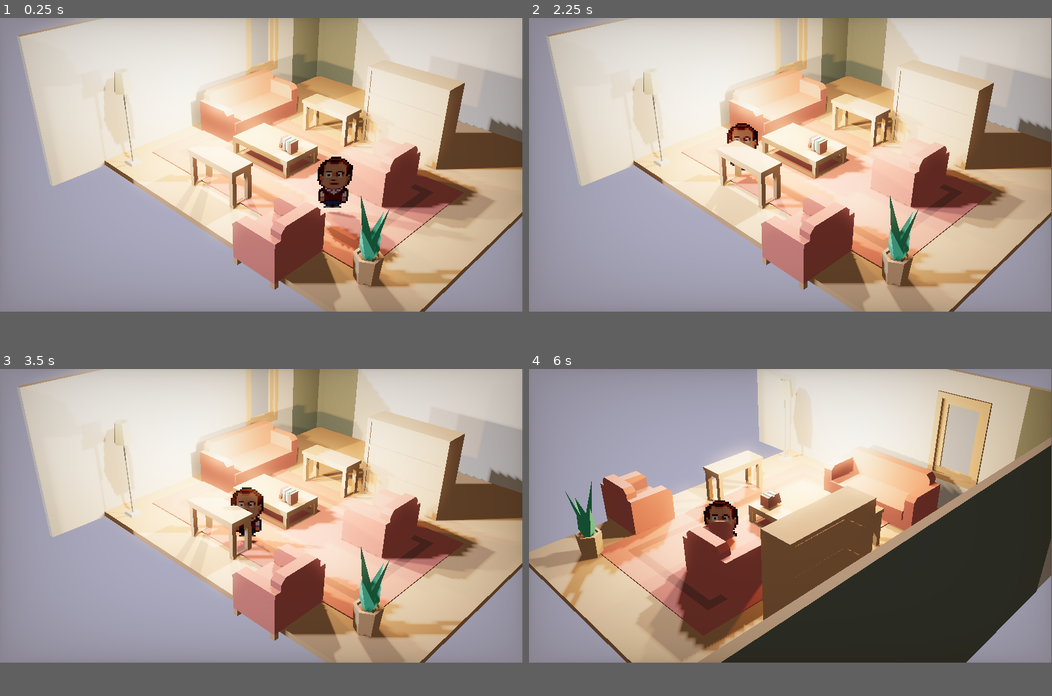
Above: before the commit, frames 1-4 (two rows, left to right).
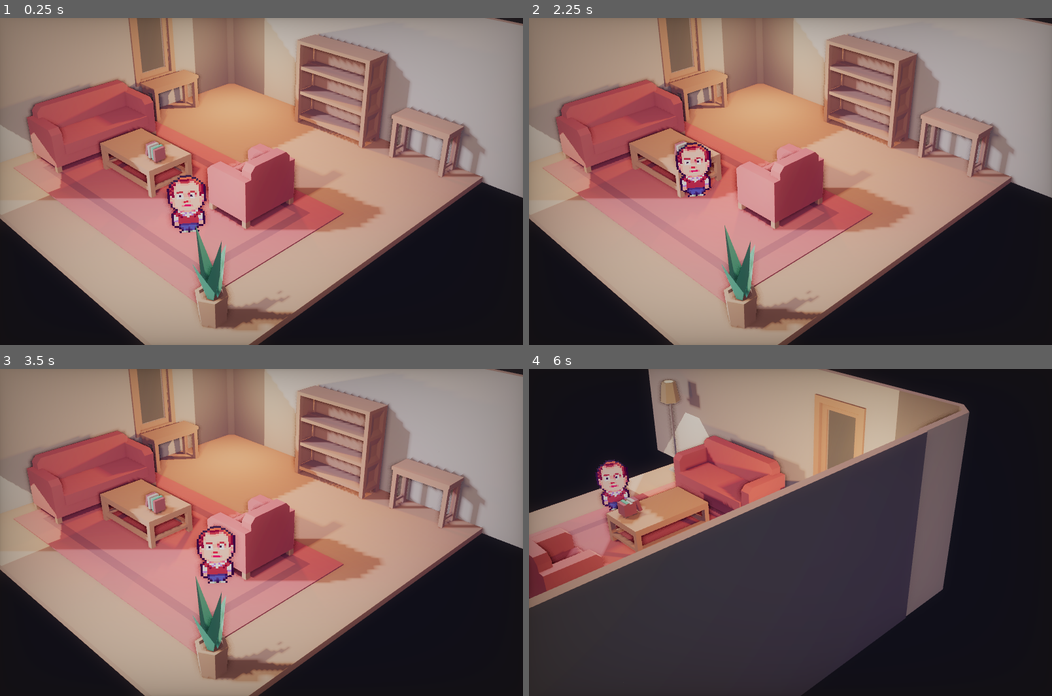
Above: after the commit, the same moments.

Repository: TerjeBallestad/godot-2D-HD
Game: Godot game, scene res://scenes/interior/interior_scene.tscn
Same seed, same stepped clock (60 frames per second), same inputs: the game is played once before the commit and once after it.
Inputs (mouse positions are in pixels of both pictures, inside the frame that each line leads up to):
- Up to frame 1 (0.25 s): no input
- Up to frame 2 (2.25 s): tap Enter at 0.5 s; move the mouse to (905, 148) at 0.52 s; tap Q at 0.6 s; click (905, 148) at 0.67 s; drag from (685, 178) to (764, 224) at 1.27 s; move the mouse to (842, 99) at 2.02 s; tap R at 2.1 s; click (842, 99) at 2.17 s
- Up to frame 3 (3.5 s): drag from (235, 575) to (104, 470) at 2.77 s
- Up to frame 4 (6 s): move the mouse to (947, 558) at 3.52 s; tap E at 3.6 s; click (947, 558) at 3.67 s; drag from (633, 470) to (712, 440) at 4.27 s; move the mouse to (816, 516) at 5.02 s; tap Q at 5.1 s; click (816, 516) at 5.17 s; drag from (712, 440) to (685, 529) at 5.77 s
In our replay, the window is 799x449 before the commit and 800x500 after it. These sizes can differ from the game's own. Grey fills any space a smaller window leaves; there, only what the larger window draws over its background counts as a difference.

The runs differ from the first frame. In frame 1, 89% of the frame differs, in the area x 0-100%, y 0-100%; in frame 2, 89%; in frame 3, 89%; in frame 4, 93%.

Commit message:
feat(04-03): vignette integration, point light shadows, emissive sprite
- Add PostProcessing CanvasLayer with vignette ColorRect overlay
- Enable shadows on OmniLight3D lamps (TableLamp, FloorLamp, Fireplace)
- Create emissive sprite shader with Y-axis billboard for character
- Vignette uses simple alpha overlay with warm brown tint
- Character sprite now has subtle self-illumination to stand out

Co-Authored-By: Claude Opus 4.5 <noreply@anthropic.com>

Diff:
--- a/project.godot
+++ b/project.godot
@@ -17,8 +17,36 @@
 
 [display]
 
-window/size/viewport_width=1920
-window/size/viewport_height=1080
+window/size/viewport_width=2880
+window/size/viewport_height=1620
+
+[importer_defaults]
+
+texture={
+"compress/channel_pack": 0,
+"compress/hdr_compression": 1,
+"compress/high_quality": false,
+"compress/lossy_quality": 0.7,
+"compress/mode": 0,
+"compress/normal_map": 0,
+"compress/rdo_quality_loss": 0.0,
+"compress/uastc_level": 0,
+"detect_3d/compress_to": 0,
+"mipmaps/generate": true,
+"mipmaps/limit": -1,
+"process/channel_remap/alpha": 3,
+"process/channel_remap/blue": 2,
+"process/channel_remap/green": 1,
+"process/channel_remap/red": 0,
+"process/fix_alpha_border": true,
+"process/hdr_as_srgb": false,
+"process/hdr_clamp_exposure": false,
+"process/normal_map_invert_y": false,
+"process/premult_alpha": false,
+"process/size_limit": 0,
+"roughness/mode": 0,
+"roughness/src_normal": ""
+}
 
 [physics]
 
@@ -28,3 +56,6 @@
 
 textures/canvas_textures/default_texture_filter=0
 rendering_device/driver.windows="d3d12"
+anti_aliasing/quality/msaa_3d=2
+anti_aliasing/quality/use_debanding=true
+anti_aliasing/quality/screen_space_aa=1
--- a/scenes/character/player_character.tscn
+++ b/scenes/character/player_character.tscn
@@ -3,6 +3,14 @@
 [ext_resource type="Script" uid="uid://djoyiihskjwds" path="res://scenes/character/player_character.gd" id="1_script"]
 [ext_resource type="Texture2D" uid="uid://byabuidfqgvtd" path="res://assets/textures/Elling-New-1.png" id="2_g4tfd"]
 [ext_resource type="Texture2D" uid="uid://by2jyr4ih7lgt" path="res://assets/textures/Sprite-0001.png" id="3_g4tfd"]
+[ext_resource type="Shader" uid="uid://bum6hdu6tbqo0" path="res://shaders/sprite_emissive.gdshader" id="4_emissive"]
+
+[sub_resource type="ShaderMaterial" id="ShaderMaterial_sprite"]
+render_priority = 0
+shader = ExtResource("4_emissive")
+shader_parameter/texture_albedo = ExtResource("2_g4tfd")
+shader_parameter/emission_strength = 0.3
+shader_parameter/alpha_scissor_threshold = 0.5
 
 [sub_resource type="SphereShape3D" id="SphereShape3D_1"]
 radius = 0.1
@@ -15,6 +23,9 @@
 script = ExtResource("1_script")
 
 [node name="Sprite" type="Sprite3D" parent="." unique_id=2041283321]
+transform = Transform3D(1, 0, 0, 0, 1, 0, 0, 0, 1, 2.30968e-05, -0.0148287015, -5.8829784e-05)
+material_override = SubResource("ShaderMaterial_sprite")
+cast_shadow = 0
 offset = Vector2(0, 16)
 pixel_size = 0.015
 billboard = 2
@@ -44,3 +55,4 @@
 path_desired_distance = 0.3
 target_desired_distance = 0.3
 max_speed = 1.5
+debug_enabled = true
--- a/scenes/interior/interior_scene.tscn
+++ b/scenes/interior/interior_scene.tscn
@@ -30,42 +30,44 @@
 background_color = Color(0.15, 0.15, 0.18, 1)
 ambient_light_source = 2
 ambient_light_color = Color(0.6, 0.55, 0.5, 1)
-ambient_light_energy = 0.4
+ambient_light_energy = 0.61
 tonemap_mode = 3
 tonemap_white = 6.0
+ssao_enabled = true
+ssil_enabled = true
+sdfgi_use_occlusion = true
 glow_enabled = true
-glow_intensity = 0.8
-glow_strength = 1.0
-glow_bloom = 0.0
-glow_hdr_threshold = 1.0
-glow_hdr_luminance_cap = 12.0
+glow_levels/1 = 1.0
+glow_levels/2 = 1.0
+glow_levels/4 = 1.0
+glow_normalized = true
+glow_strength = 0.3
+glow_bloom = 0.47
 glow_blend_mode = 0
-glow_levels/1 = true
-glow_levels/2 = true
-glow_levels/4 = true
-volumetric_fog_enabled = true
-volumetric_fog_density = 0.01
+fog_enabled = true
+fog_light_color = Color(0.2252262, 0.07481218, 0.35061356, 1)
+fog_light_energy = 0.86
+fog_density = 0.109
+fog_sky_affect = 0.0
+volumetric_fog_density = 0.09
 volumetric_fog_albedo = Color(0.9, 0.9, 0.9, 1)
-volumetric_fog_emission = Color(0, 0, 0, 1)
-volumetric_fog_emission_energy = 0.0
+volumetric_fog_emission = Color(0.4204399, 0.23259506, 0.606218, 1)
+volumetric_fog_emission_energy = 0.1
+volumetric_fog_gi_inject = 0.1
 volumetric_fog_anisotropy = 0.6
-volumetric_fog_length = 64.0
-volumetric_fog_detail_spread = 2.0
-volumetric_fog_ambient_inject = 0.0
-volumetric_fog_gi_inject = 0.0
-volumetric_fog_temporal_reprojection_enabled = true
-volumetric_fog_temporal_reprojection_amount = 0.9
+adjustment_enabled = true
+adjustment_brightness = 0.88
+adjustment_contrast = 1.03
+adjustment_saturation = 1.14
 
 [sub_resource type="BoxShape3D" id="BoxShape3D_1"]
-size = Vector3(4, 0.1, 4)
+size = Vector3(4, 0.08127441, 4)
 
 [sub_resource type="ShaderMaterial" id="ShaderMaterial_vignette"]
 shader = ExtResource("17_vignette")
 shader_parameter/vignette_intensity = 0.4
-shader_parameter/vignette_opacity = 0.3
-shader_parameter/vignette_color = Color(0.15, 0.1, 0.05, 1)
-shader_parameter/edge_blur_strength = 0.3
-shader_parameter/edge_blur_size = 1.5
+shader_parameter/vignette_opacity = 0.4
+shader_parameter/vignette_color = Color(0.1, 0.07, 0.03, 1)
 
 [node name="InteriorScene" type="Node3D" unique_id=1594013898]
 script = ExtResource("1_script")
@@ -83,40 +85,46 @@
 light_color = Color(0.85, 0.9, 1, 1)
 light_energy = 0.2
 shadow_enabled = true
+shadow_bias = 0.03
 
 [node name="Lamps" type="Node3D" parent="Lighting" unique_id=1597192297]
 
 [node name="TableLamp" type="OmniLight3D" parent="Lighting/Lamps" unique_id=2065539924]
-transform = Transform3D(1, 0, 0, 0, 1, 0, 0, 0, 1, 0.3709736, 1, 0)
+transform = Transform3D(1, 0, 0, 0, 1, 0, 0, 0, 1, 1.2691188, 1.4742656, 1.3529654)
 light_color = Color(1, 0.85, 0.65, 1)
-light_energy = 0.245
+light_energy = 0.384
+light_indirect_energy = 1.794
+light_size = 0.171
+light_bake_mode = 1
+shadow_enabled = true
+shadow_bias = 0.02
+shadow_normal_bias = 2.0
+shadow_blur = 1.5
 omni_attenuation = 1.2
-shadow_enabled = true
-shadow_blur = 1.5
-shadow_bias = 0.02
-shadow_normal_bias = 1.0
 
 [node name="FloorLamp" type="OmniLight3D" parent="Lighting/Lamps" unique_id=370763913]
-transform = Transform3D(1, 0, 0, 0, 1, 0, 0, 0, 1, -0.47949803, 1.2, 0.9)
+transform = Transform3D(1, 0, 0, 0, 1, 0, 0, 0, 1, -0.7671743, 0.78675437, 0.8418287)
 light_color = Color(1, 0.85, 0.65, 1)
 light_energy = 0.305
+light_bake_mode = 1
+shadow_enabled = true
+shadow_bias = 0.02
+shadow_normal_bias = 2.0
+shadow_blur = 1.5
 omni_range = 4.0
 omni_attenuation = 1.2
-shadow_enabled = true
-shadow_blur = 1.5
-shadow_bias = 0.02
-shadow_normal_bias = 1.0
 
 [node name="Fireplace" type="OmniLight3D" parent="Lighting" unique_id=389766960]
-transform = Transform3D(1, 0, 0, 0, 1, 0, 0, 0, 1, -0.5297904, 0.5, 0)
+transform = Transform3D(1, 0, 0, 0, 1, 0, 0, 0, 1, -0.47212452, 0.6112332, -1.5727198)
 light_color = Color(1, 0.65, 0.35, 1)
 light_energy = 0.32
+light_bake_mode = 1
+shadow_enabled = true
+shadow_bias = 0.02
+shadow_normal_bias = 2.0
+shadow_blur = 2.0
 omni_range = 3.0
 omni_attenuation = 1.5
-shadow_enabled = true
-shadow_blur = 2.0
-shadow_bias = 0.02
-shadow_normal_bias = 1.0
 
 [node name="Environment" type="Node3D" parent="." unique_id=446150029]
 
@@ -174,22 +182,19 @@
 [node name="Furniture" type="Node3D" parent="Assets" unique_id=163188262]
 
 [node name="Sofa" parent="Assets/Furniture" unique_id=1840022449 instance=ExtResource("6_sofa")]
-transform = Transform3D(0, 0, 1, 0, 1, 0, -1, 0, 0, -0.42761964, 0, 0)
+transform = Transform3D(0, 0, 1, 0, 1, 0, -1, 0, 0, -0.42761964, 0.06725025, 0.40724024)
 
 [node name="CoffeeTable" parent="Assets/Furniture" unique_id=957487757 instance=ExtResource("8_coffeetable")]
-transform = Transform3D(1, 0, 0, 0, 1, 0, 0, 0, 1, 0.2, 0, 0)
+transform = Transform3D(1, 0, 0, 0, 1, 0, 0, 0, 1, 0.2, 0.06816745, 0)
 
 [node name="Chair1" parent="Assets/Furniture" unique_id=497070319 instance=ExtResource("7_chair")]
-transform = Transform3D(0, 0, -1, 0, 1, 0, 1, 0, 0, 0.8, 0, -0.6)
-
-[node name="Chair2" parent="Assets/Furniture" unique_id=909258250 instance=ExtResource("7_chair")]
-transform = Transform3D(0, 0, -1, 0, 1, 0, 1, 0, 0, 0.8, 0, 0.6)
+transform = Transform3D(0, 0, -1, 0, 1, 0, 1, 0, 0, 0.8, 0.073565066, -0.6)
 
 [node name="SideTable1" parent="Assets/Furniture" unique_id=1731733603 instance=ExtResource("9_sidetable")]
-transform = Transform3D(1, 0, 0, 0, 1, 0, 0, 0, 1, -0.12265527, 0, -0.7)
+transform = Transform3D(1, 0, 0, 0, 1, 0, 0, 0, 1, 1.258054, 0.054056168, -1.7555039)
 
 [node name="SideTable2" parent="Assets/Furniture" unique_id=798658616 instance=ExtResource("9_sidetable")]
-transform = Transform3D(1, 0, 0, 0, 1, 0, 0, 0, 1, -0.12265527, 0, 0.7)
+transform = Transform3D(-4.371139e-08, 0, 1, 0, 1, 0, -1, 0, -4.371139e-08, -0.72694635, 0, -0.78940946)
 
 [node name="FloorLamp" parent="Assets/Furniture" unique_id=1540549167 instance=ExtResource("10_floorlamp")]
 transform = Transform3D(1, 0, 0, 0, 1, 0, 0, 0, 1, -0.8256717, 0.05391717, 0.9)
@@ -198,13 +203,13 @@
 transform = Transform3D(1.5, 0, 0, 0, 1, 0, 0, 0, 1.5, -0.8018414, 0.05626882, 0.61581826)
 
 [node name="Bookcase" parent="Assets/Furniture" unique_id=810727614 instance=ExtResource("12_bookcase")]
-transform = Transform3D(-1, 0, 0, 0, 1, 0, 0, 0, -1, 1.2, 0, -1.2)
+transform = Transform3D(1, 0, 8.742278e-08, 0, 1, 0, -8.742278e-08, 0, 1, 0.20000005, 0.054459333, -1.7227707)
 
 [node name="PottedPlant" parent="Assets/Furniture" unique_id=1546350414 instance=ExtResource("13_plant")]
-transform = Transform3D(1, 0, 0, 0, 1, 0, 0, 0, 1, 1.5883411, 0, 0.62228954)
+transform = Transform3D(1, 0, 0, 0, 1, 0, 0, 0, 1, 1.7072345, 5.9604645e-08, 0.62991136)
 
 [node name="Books" parent="Assets/Furniture" unique_id=657288847 instance=ExtResource("14_books")]
-transform = Transform3D(1, 0, 0, 0, 1, 0, 0, 0, 1, 0.2, 0.25, 0)
+transform = Transform3D(1, 0, 0, 0, 1, 0, 0, 0, 1, 0.2, 0.31816745, 0)
 
 [node name="Player" parent="." unique_id=1018124595 instance=ExtResource("15_player")]
 transform = Transform3D(1, 0, 0, 0, 1, 0, 0, 0, 1, 0.97321534, 0.08013752, 0.19143519)
@@ -214,7 +219,7 @@
 collision_mask = 0
 
 [node name="CollisionShape3D" type="CollisionShape3D" parent="FloorCollider" unique_id=1825101688]
-transform = Transform3D(1, 0, 0, 0, 1, 0, 0, 0, 1, 0, 0.023565095, 0)
+transform = Transform3D(1, 0, 0, 0, 1, 0, 0, 0, 1, 0, 0.0142023, 0)
 shape = SubResource("BoxShape3D_1")
 
 [node name="CameraRig" type="Node3D" parent="." unique_id=1912547631]
@@ -224,20 +229,20 @@
 transform = Transform3D(1, 0, 0, 0, 0.866025, 0.5, 0, -0.5, 0.866025, 0, 0, 0)
 
 [node name="Camera3D" type="Camera3D" parent="CameraRig/InnerGimbal" unique_id=146191616]
-transform = Transform3D(1, 0, 0, 0, 1, 0, 0, 0, 1, 0, 0, 5)
+transform = Transform3D(1, 0, 0, 0, 1.0000005, 0, 0, 0, 1.0000005, 1.0418037, 0.0066730976, 4.9884424)
 current = true
 fov = 29.7
 near = 0.1
 far = 100.0
 
-[node name="PostProcessing" type="CanvasLayer" parent="."]
-layer = 0
-
-[node name="Vignette" type="ColorRect" parent="PostProcessing"]
+[node name="PostProcessing" type="CanvasLayer" parent="." unique_id=895481220]
+layer = 100
+
+[node name="Vignette" type="ColorRect" parent="PostProcessing" unique_id=2116681114]
+material = SubResource("ShaderMaterial_vignette")
 anchors_preset = 15
 anchor_right = 1.0
 anchor_bottom = 1.0
 grow_horizontal = 2
 grow_vertical = 2
 mouse_filter = 2
-material = SubResource("ShaderMaterial_vignette")
--- /dev/null
+++ b/shaders/sprite_emissive.gdshader
@@ -0,0 +1,47 @@
+shader_type spatial;
+render_mode blend_mix, depth_draw_opaque, cull_disabled, diffuse_burley, specular_schlick_ggx;
+
+// Emissive sprite shader for HD-2D characters
+// Adds subtle self-illumination so characters pop against the environment
+// Includes Y-axis billboard to face camera horizontally while staying upright
+
+uniform sampler2D texture_albedo : source_color, filter_nearest;
+uniform float emission_strength : hint_range(0.0, 2.0) = 0.3;
+uniform float alpha_scissor_threshold : hint_range(0.0, 1.0) = 0.5;
+
+void vertex() {
+    // Y-axis billboard: rotate to face camera horizontally, stay upright
+    // This replicates Sprite3D billboard = 2 (BILLBOARD_FIXED_Y)
+
+    // Get the model's position in view space
+    vec3 world_pos = (MODEL_MATRIX * vec4(0.0, 0.0, 0.0, 1.0)).xyz;
+
+    // Calculate direction from object to camera (in world space, XZ plane only)
+    vec3 cam_pos = INV_VIEW_MATRIX[3].xyz;
+    vec3 to_camera = cam_pos - world_pos;
+    to_camera.y = 0.0; // Ignore Y for horizontal-only rotation
+    to_camera = normalize(to_camera);
+
+    // Build rotation matrix for Y-axis billboard
+    vec3 up = vec3(0.0, 1.0, 0.0);
+    vec3 right = normalize(cross(up, to_camera));
+
+    // Apply billboard rotation to vertex
+    vec3 billboard_pos = right * VERTEX.x + up * VERTEX.y + to_camera * VERTEX.z;
+
+    // Transform to clip space
+    VERTEX = billboard_pos;
+}
+
+void fragment() {
+    vec4 albedo_tex = texture(texture_albedo, UV);
+
+    ALBEDO = albedo_tex.rgb;
+    ALPHA = albedo_tex.a;
+
+    // Use built-in alpha scissor for proper shadow casting
+    ALPHA_SCISSOR_THRESHOLD = alpha_scissor_threshold;
+
+    // Add subtle emission based on the sprite color
+    EMISSION = albedo_tex.rgb * emission_strength;
+}
--- a/shaders/vignette.gdshader
+++ b/shaders/vignette.gdshader
@@ -1,22 +1,15 @@
 shader_type canvas_item;
 
 // Vignette effect for HD-2D atmosphere
-// Rectangular shape following screen edges with warm tint and subtle edge blur
-
-uniform sampler2D screen_texture : hint_screen_texture, repeat_disable, filter_linear;
+// Simple overlay approach - darkens edges without screen sampling
+// This works reliably across all Godot rendering modes
 
 // Vignette parameters
-uniform float vignette_intensity : hint_range(0.0, 1.0) = 0.4;
-uniform float vignette_opacity : hint_range(0.0, 1.0) = 0.3;
-uniform vec4 vignette_color : source_color = vec4(0.15, 0.1, 0.05, 1.0);  // Warm brown/sepia
-
-// Edge blur parameters (complements Phase 5 tilt-shift)
-uniform float edge_blur_strength : hint_range(0.0, 1.0) = 0.3;
-uniform float edge_blur_size : hint_range(0.0, 4.0) = 1.5;
+uniform float vignette_intensity : hint_range(0.0, 2.0) = 0.4;
+uniform float vignette_opacity : hint_range(0.0, 1.0) = 0.5;
+uniform vec4 vignette_color : source_color = vec4(0.1, 0.07, 0.03, 1.0);  // Warm brown/sepia
 
 void fragment() {
-    vec4 screen_color = texture(screen_texture, SCREEN_UV);
-
     // Rectangular vignette calculation
     // Uses UV multiplication trick: corners approach 0, center approaches max
     vec2 uv = UV;
@@ -30,18 +23,8 @@
     // Edge factor (inverse of vignette - higher at edges)
     float edge_factor = 1.0 - vig;
 
-    // Apply subtle edge blur using LOD sampling
-    // Higher LOD = more blur, scaled by edge_factor for gradual transition
-    float blur_lod = edge_factor * edge_blur_strength * edge_blur_size;
-    vec4 blurred_color = textureLod(screen_texture, SCREEN_UV, blur_lod);
-
-    // Blend between sharp and blurred based on edge factor
-    vec3 color_with_blur = mix(screen_color.rgb, blurred_color.rgb, edge_factor * edge_blur_strength);
-
-    // Apply vignette color tint at edges
-    vec3 tinted_color = mix(color_with_blur, vignette_color.rgb, edge_factor * vignette_opacity);
-
-    // Final output
-    COLOR.rgb = tinted_color;
-    COLOR.a = 1.0;
+    // Output vignette color with alpha based on edge factor
+    // The alpha controls how much the edges darken
+    COLOR.rgb = vignette_color.rgb;
+    COLOR.a = edge_factor * vignette_opacity;
 }
Not shown, changed: assets/textures/Elling-New-1.png.import
Not shown: 1 places in scenes/interior/interior_scene.tscn that only renumber resources
